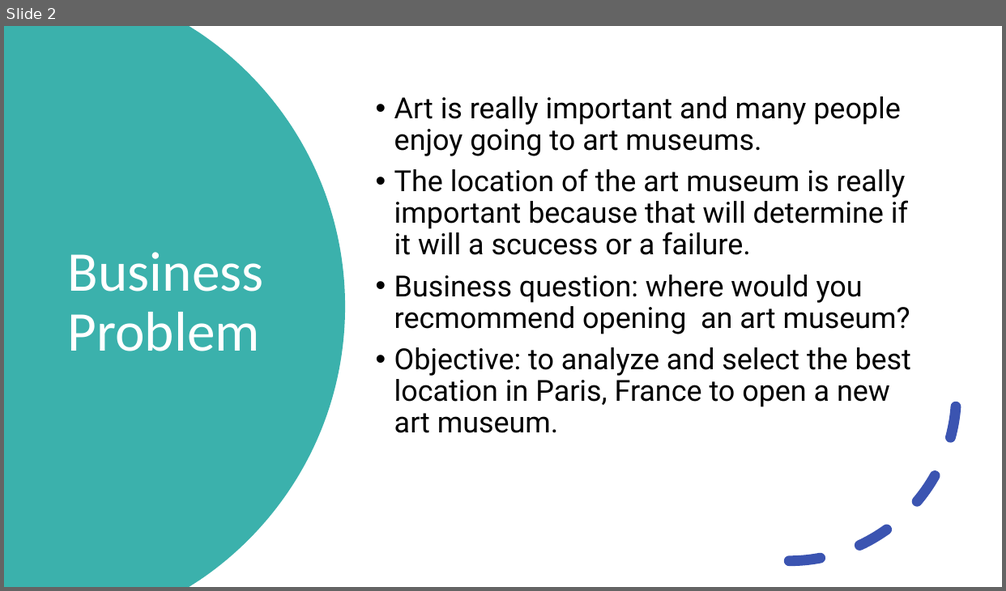
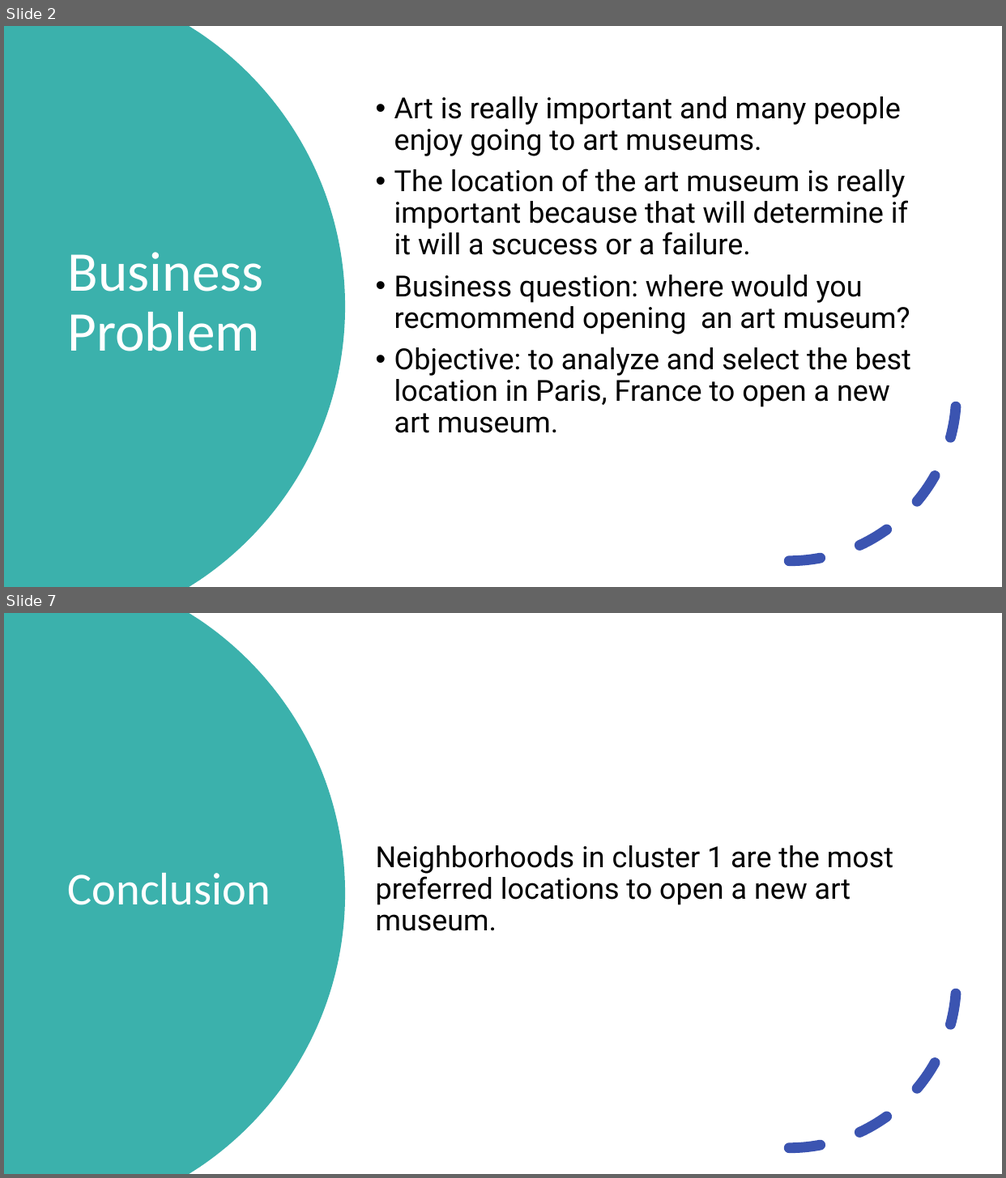
Before and after one commit to danahaljar/capstone-, a slide deck: Introduction/ParisProject.pptx. Shown one above the other, each under a label of ours: slide 2 before the commit, slides 2 and 7 after it; the slides between them are not shown. The pictures are 1006x591 and 1006x1178 pixels, drawn with LibreOffice and Linux fonts; fonts in the diff are those of the drawing. Boxes give left, top, right and bottom in pixels: in the first picture for what was removed or moved away, otherwise in the second. Text is boxed around its words. In the diff, an @@ line names an element or a change of style, - is before the commit and + after.

```diff
--- a/Introduction/ParisProject.pptx
+++ b/Introduction/ParisProject.pptx
@@ slide 7 added at (4,613,1002,1174), background #FFFFFF; not listed: 2 template elements that a slide beside it also shows @@
@@ rectangle added at (4,613,1002,1174), fill #FFFFFF @@
@@ freeform shape added at (4,613,345,1174), fill #3BB1AC @@
@@ arc (boxed as its full ellipse) added at (622,815,957,1149), outline #3B54B1 10 pt dashed @@
@@ text added at (376,845,893,931), 28 pt, text #000000 @@
+Neighborhoods in cluster 1 are the most preferred locations to open a new art museum.
@@ title added at (68,873,270,905), 44 pt, text #FFFFFF @@
+Conclusion
```
Also in this commit, not shown: 1 slide changed, 3 other slides added.
